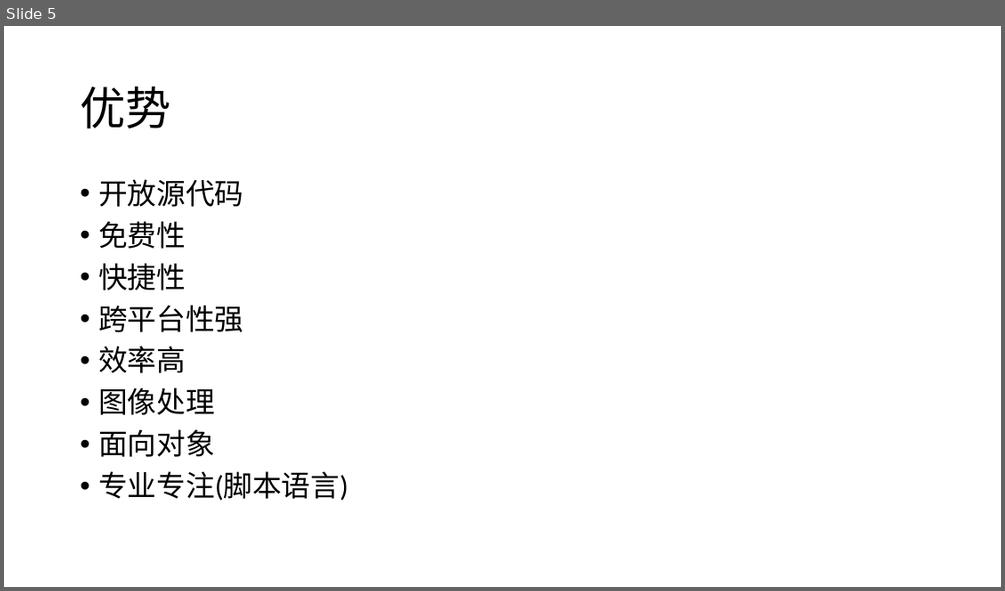
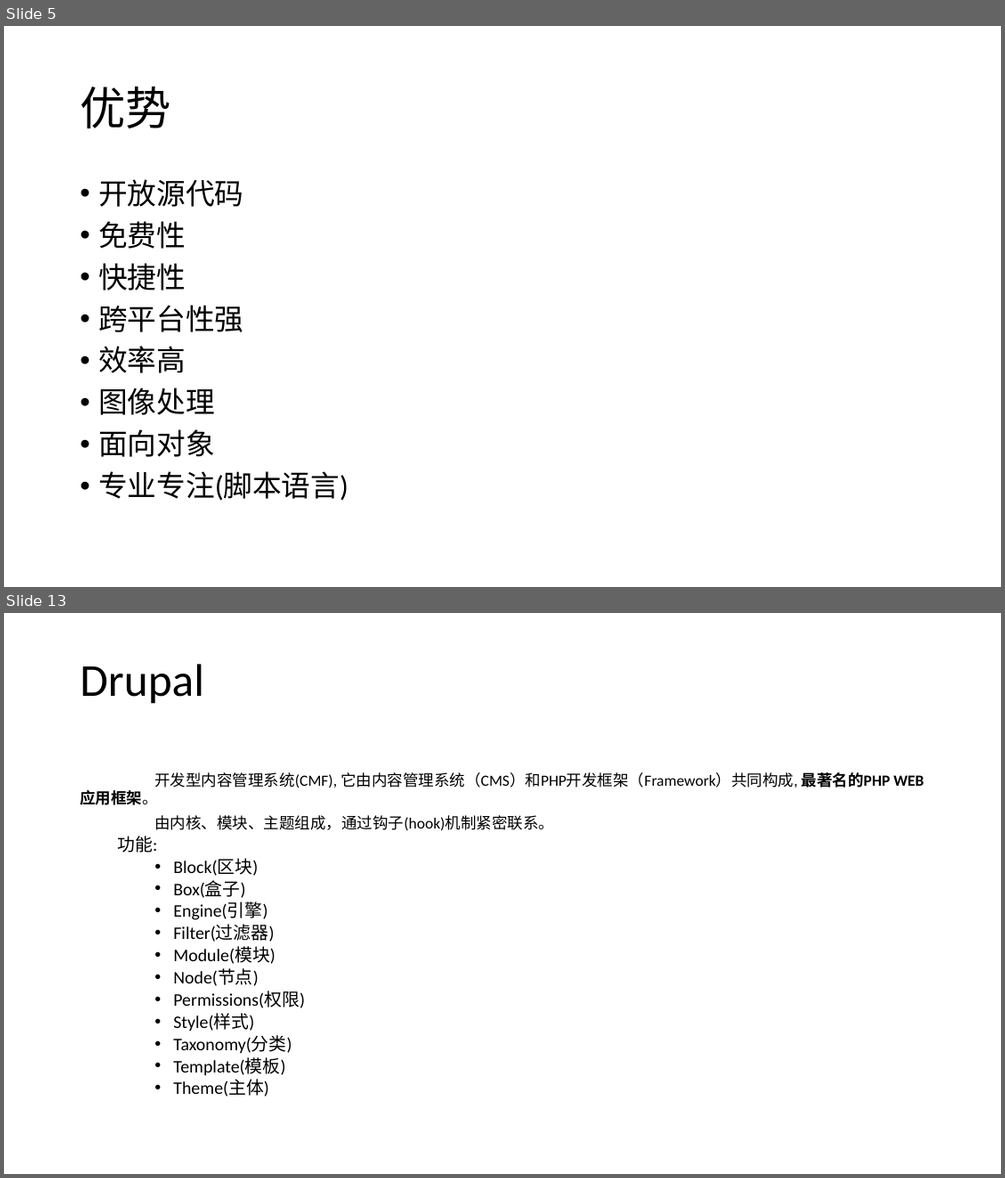
Before and after one commit to liuxm6/demos, a slide deck: PHP培训.pptx. Shown one above the other, each under a label of ours: slide 5 before the commit, slides 5 and 13 after it; the slides between them are not shown. The pictures are 1005x591 and 1005x1178 pixels, drawn with LibreOffice and Linux fonts; fonts in the diff are those of the drawing. Boxes give left, top, right and bottom in pixels: in the first picture for what was removed or moved away, otherwise in the second. Text is boxed around its words. In the diff, an @@ line names an element or a change of style, - is before the commit and + after.

```diff
--- a/PHP培训.pptx
+++ b/PHP培训.pptx
@@ slide 13 added at bbox=[4, 613, 1001, 1174], background #FFFFFF @@
@@ title added at bbox=[80, 664, 204, 704], 44 pt, text #000000 @@
+Drupal
@@ text added at bbox=[80, 772, 890, 1096], 17 pt, text #000000 @@
+开发型内容管理系统(CMF), 它由内容管理系统（CMS）和PHP开发框架（Framework）共同构成, 最著名的PHP WEB应用框架。
+由内核、模块、主题组成，通过钩子(hook)机制紧密联系。
+  功能:
+    • Block(区块)
+    • Box(盒子)
+    • Engine(引擎)
+    • Filter(过滤器)
+    • Module(模块)
+    • Node(节点)
+    • Permissions(权限)
+    • Style(样式)
+    • Taxonomy(分类)
+    • Template(模板)
+    • Theme(主体)
```
Also in this commit, not shown: 2 slides changed, 11 other slides added, 1 other file.
